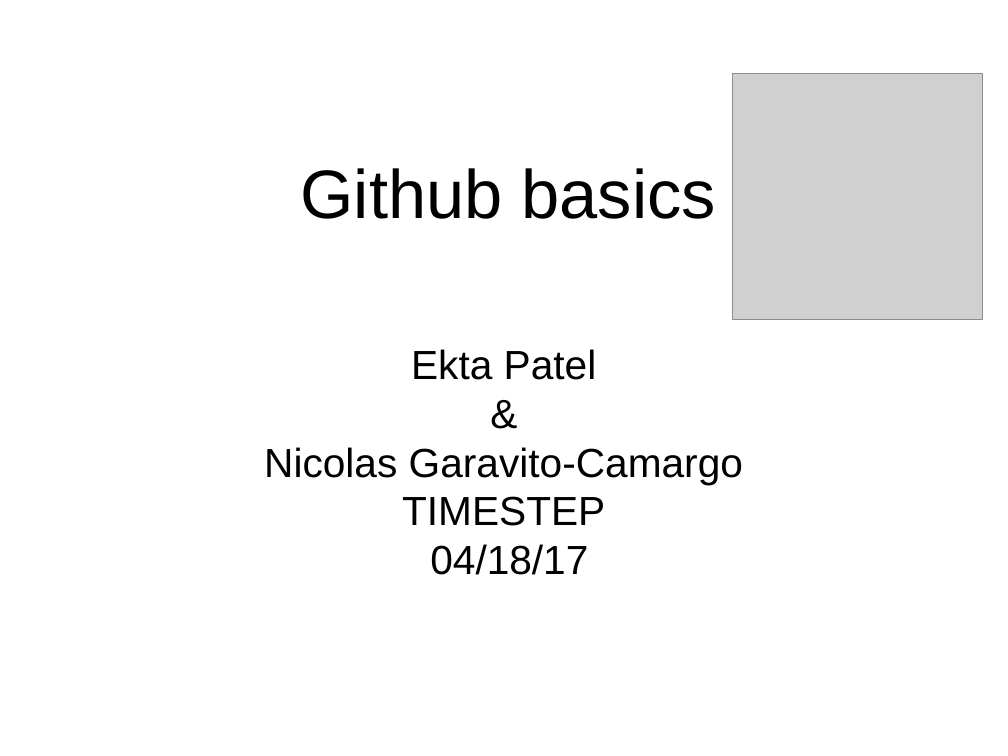
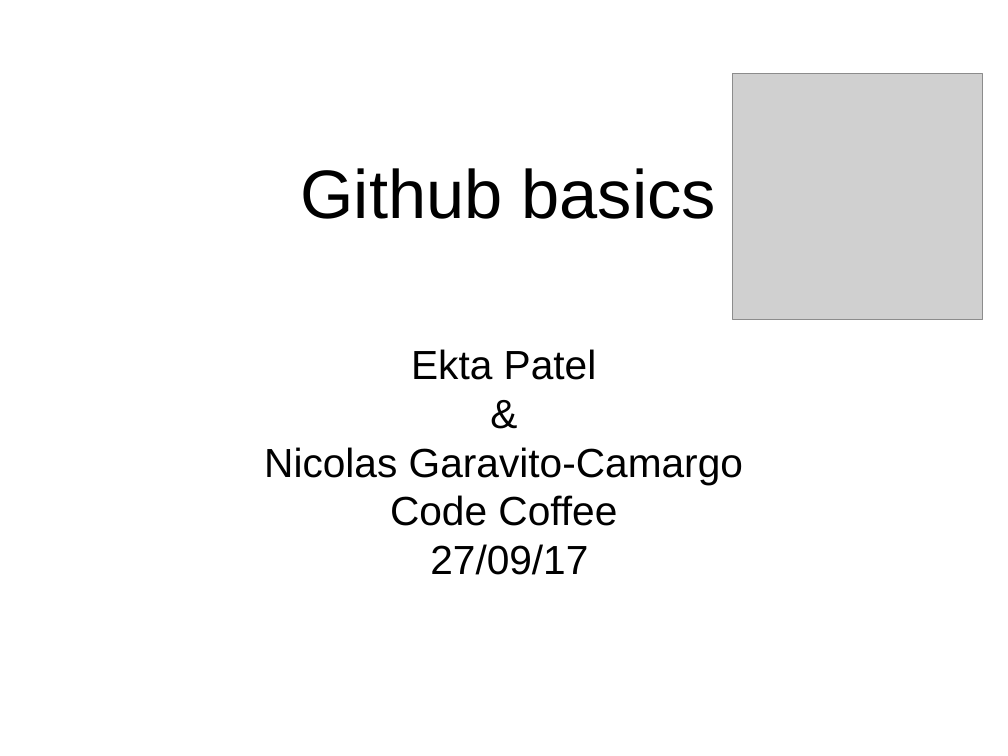
Before and after one commit to jngaravitoc/github_hands_on, a slide deck: slide 1 of git.odp. Drawn at 1008x756 pixels with LibreOffice and Linux fonts; fonts in the diff are those of the drawing; grey boxes stand for pictures. Boxes give left, top, right and bottom in pixels: in the first picture for what was removed or moved away, otherwise in the second. Text is boxed around its words. In the diff, an @@ line names an element or a change of style, - is before the commit and + after.

Commit message:
code coffee versiokn

```diff
--- a/git.odp
+++ b/git.odp
@@ subtitle at bbox=[390, 495, 617, 575]: text changed @@
-TIMESTEP
-04/18/17
+Code Coffee
+27/09/17
```
Also in this commit, not shown: 1 other slide changed, 1 slide added, 1 other file.
